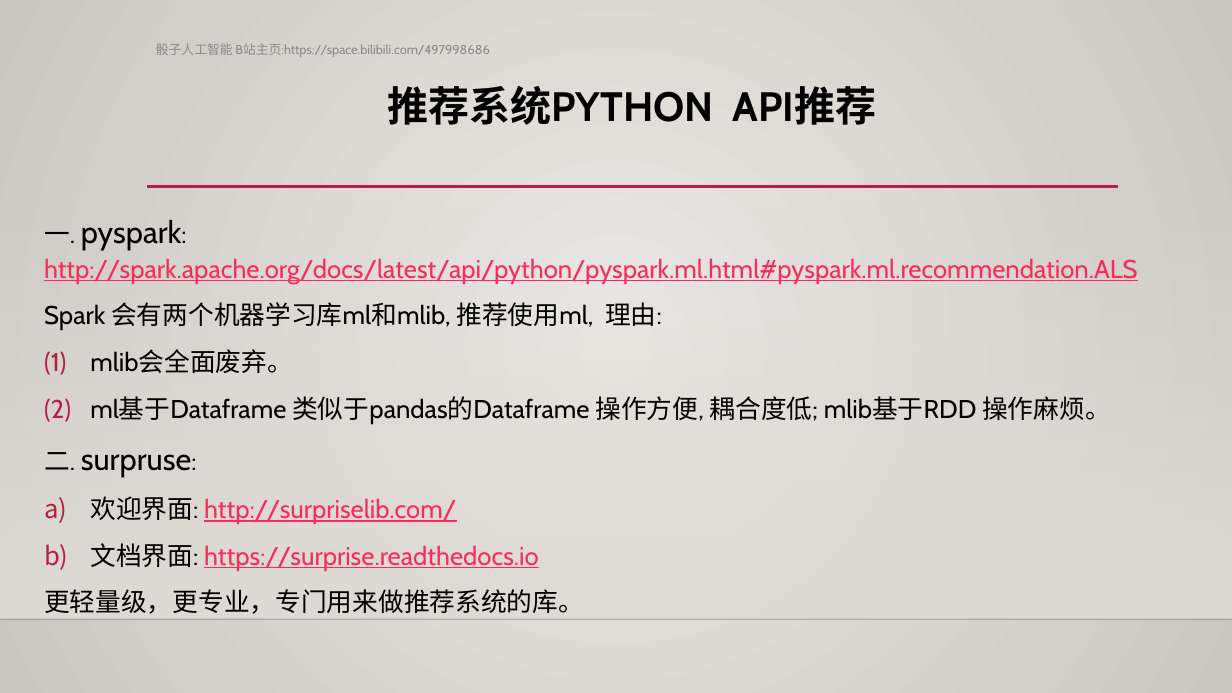
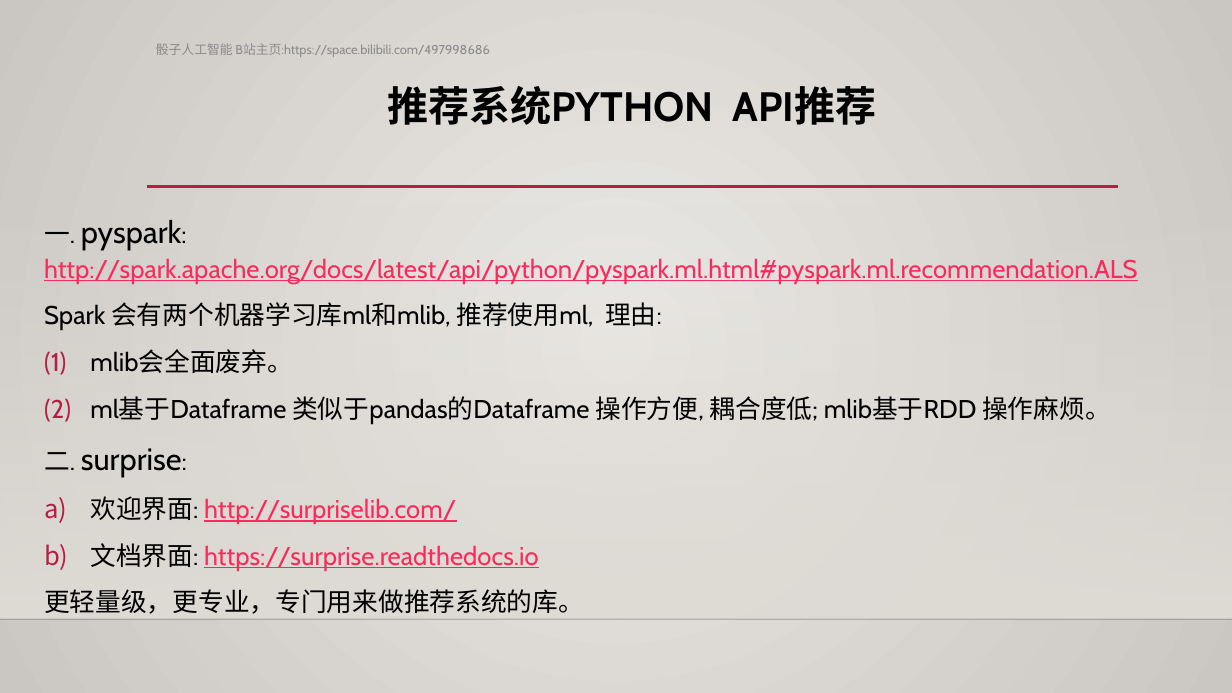
Before and after one commit to rexrex9/SVD_ALS_recommendation_system, a slide deck: slide 11 of SVD与LFM推荐系统.pptx. Drawn at 1232x693 pixels with LibreOffice and Linux fonts; fonts in the diff are those of the drawing; background and template pictures are left out. Boxes give left, top, right and bottom in pixels: in the first picture for what was removed or moved away, otherwise in the second. Text is boxed around its words. In the diff, an @@ line names an element or a change of style, - is before the commit and + after.

```diff
--- a/SVD与LFM推荐系统.pptx
+++ b/SVD与LFM推荐系统.pptx
@@ text at (44, 448, 182, 477): text changed @@
-二. surpruse:
+二. surprise:
```
Also in this commit, not shown: 1 other file.
